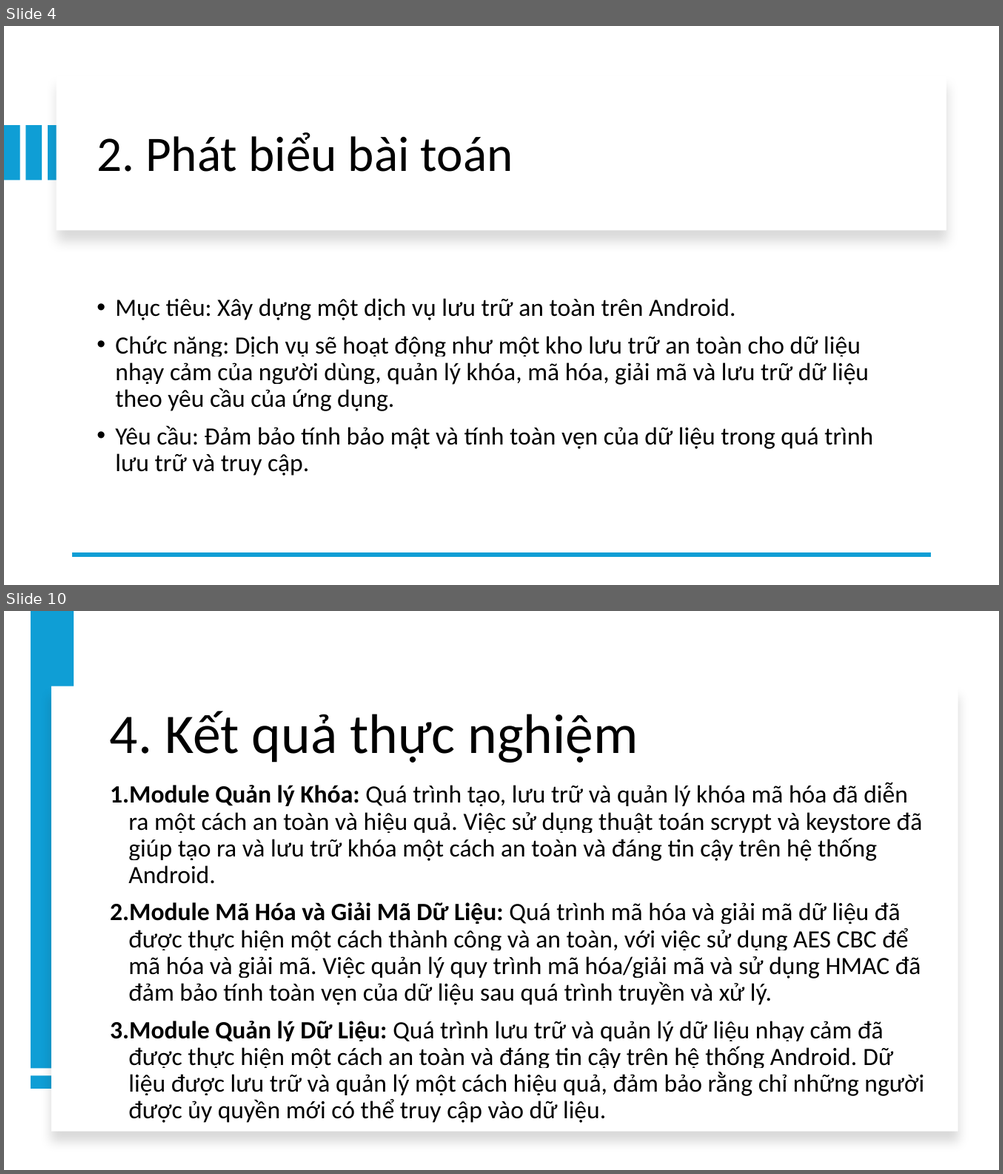
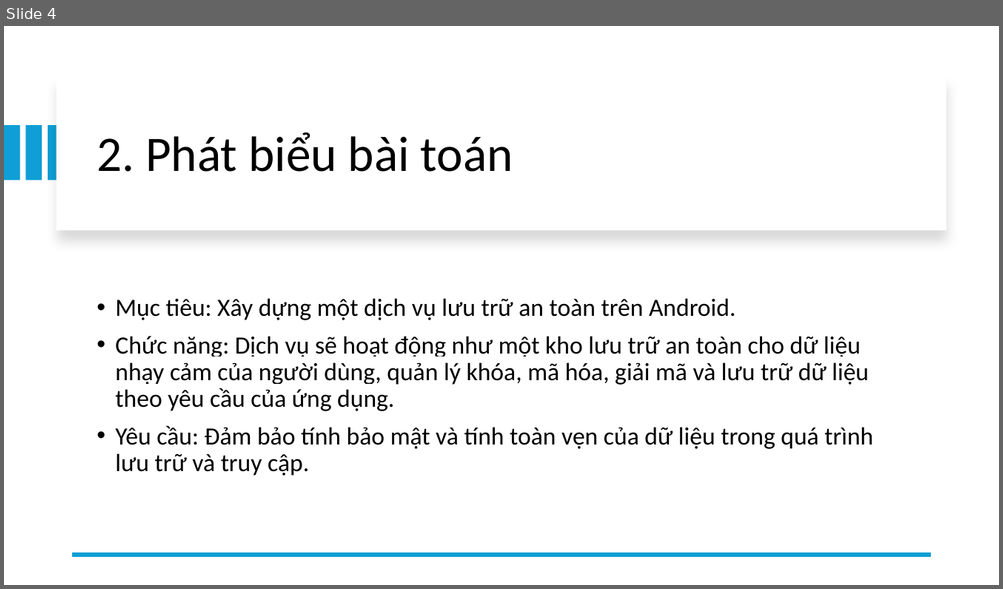
Before and after one commit to minhducdo050702/T07, a slide deck: report/Slide report T07.pptx. Shown one above the other, each under a label of ours: slides 4 and 10 before the commit, slide 4 after it; the slides between them are not shown. The pictures are 1003x1174 and 1003x589 pixels, drawn with LibreOffice and Linux fonts; fonts in the diff are those of the drawing. Boxes give left, top, right and bottom in pixels: in the first picture for what was removed or moved away, otherwise in the second. Text is boxed around its words. In the diff, an @@ line names an element or a change of style, - is before the commit and + after.

```diff
--- a/report/Slide report T07.pptx
+++ b/report/Slide report T07.pptx
@@ slide 10 removed at [4,611,999,1170], background #FFFFFF @@
@@ rectangle removed at [31,612,74,1069] @@
@@ rectangle removed at [51,686,958,1132] @@
@@ title removed at [110,711,638,763] @@
-4. Kết quả thực nghiệm
@@ text removed at [110,783,924,1096] @@
-1. Module Quản lý Khóa: Quá trình tạo, lưu trữ và quản lý khóa mã hóa đã diễn ra một cách an toàn và hiệu quả. Việc sử dụng thuật toán scrypt và keystore đã giúp tạo ra và lưu trữ khóa một cách an toàn và đáng tin cậy trên hệ thống Android.
-2. Module Mã Hóa và Giải Mã Dữ Liệu: Quá trình mã hóa và giải mã dữ liệu đã được thực hiện một cách thành công và an toàn, với việc sử dụng AES CBC để mã hóa và giải mã. Việc quản lý quy trình mã hóa/giải mã và sử dụng HMAC đã đảm bảo tính toàn vẹn của dữ liệu sau quá trình truyền và xử lý.
-3. Module Quản lý Dữ Liệu: Quá trình lưu trữ và quản lý dữ liệu nhạy cảm đã được thực hiện một cách an toàn và đáng tin cậy trên hệ thống Android. Dữ liệu được lưu trữ và quản lý một cách hiệu quả, đảm bảo rằng chỉ những người được ủy quyền mới có thể truy cập vào dữ liệu.
@@ rectangle removed at [31,1076,74,1088] @@
```
Also in this commit, not shown: 9 slides changed, 10 slides added, 2 other files.
